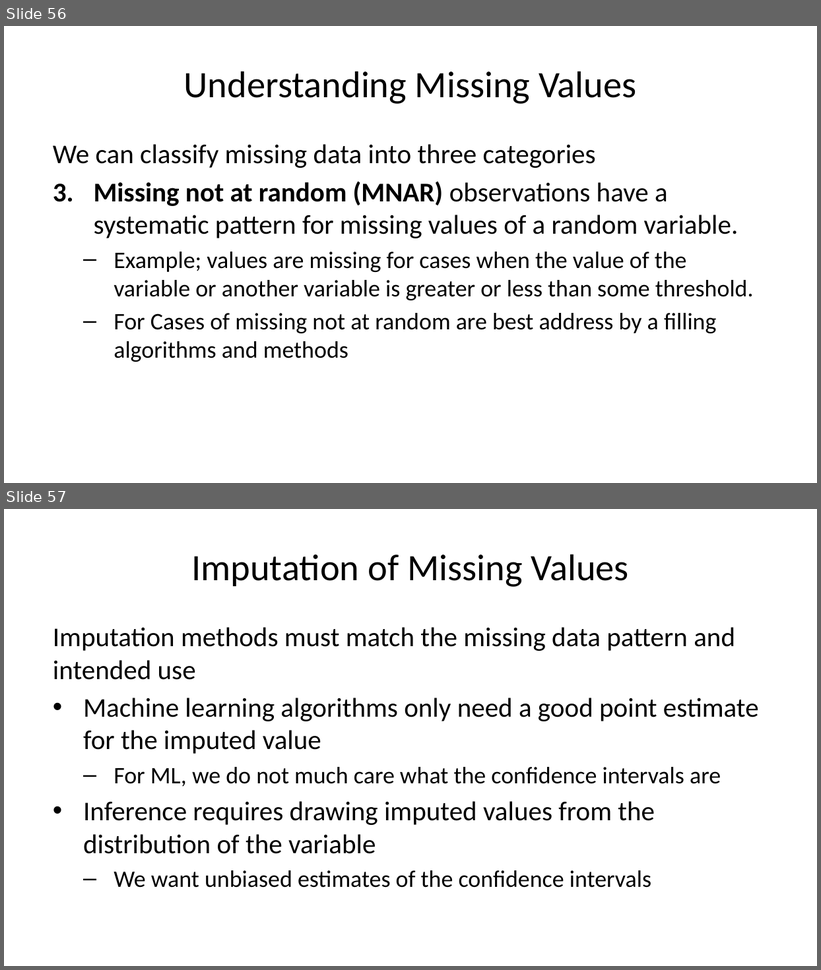
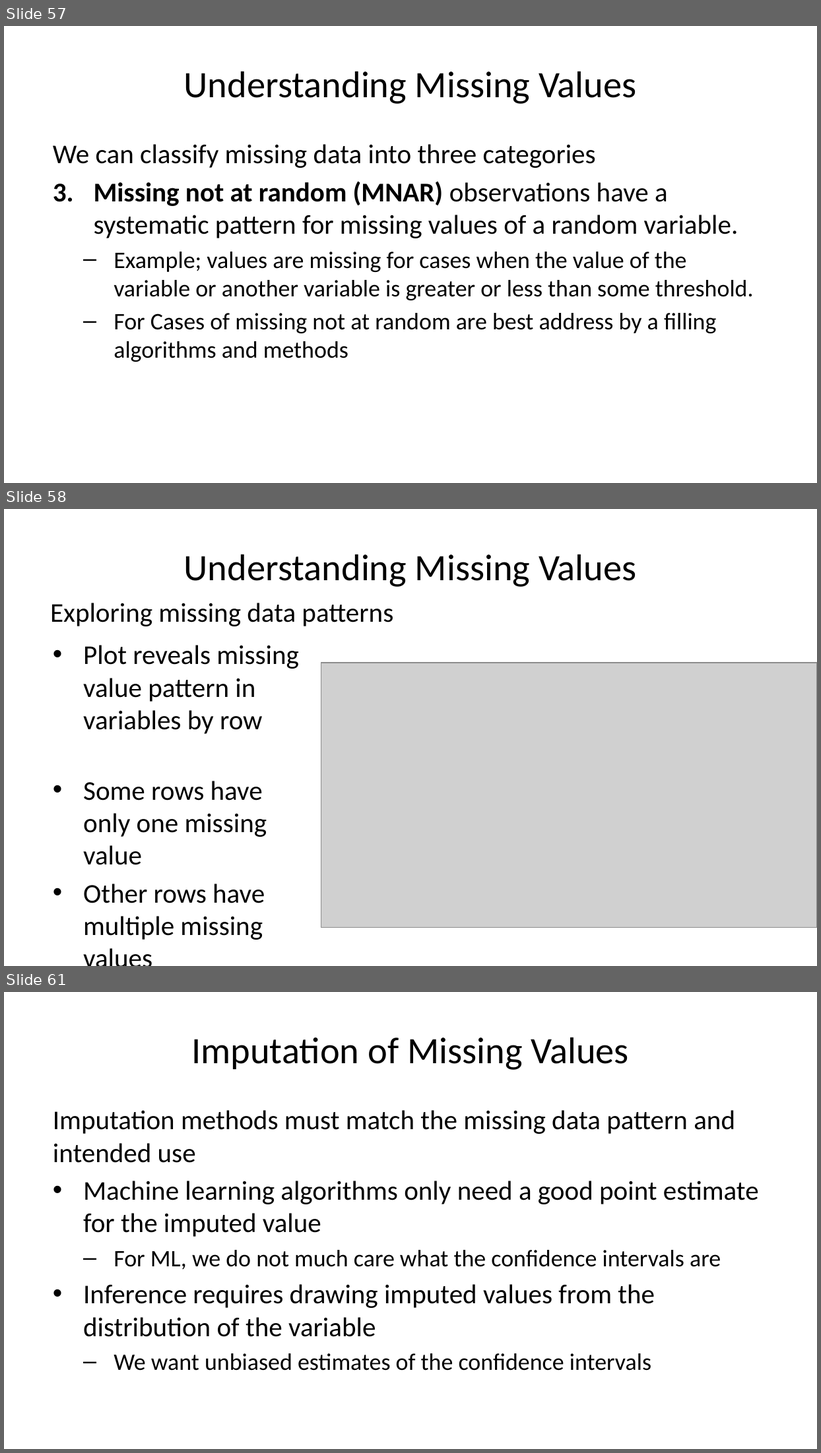
Before and after one commit to StephenElston/CSCI-E-83, a slide deck: LectureSlides/11_ModelsForMessyData.pptx. Shown one above the other, each under a label of ours: slides 56 and 57 before the commit, slides 57, 58 and 61 after it; the slides between them are not shown. The pictures are 821x970 and 821x1453 pixels, drawn with LibreOffice and Linux fonts; fonts in the diff are those of the drawing; grey boxes stand for pictures. Boxes give left, top, right and bottom in pixels: in the first picture for what was removed or moved away, otherwise in the second. Text is boxed around its words. In the diff, an @@ line names an element or a change of style, - is before the commit and + after.

Commit message:
Added and edited slides on missing data impuation

```diff
--- a/LectureSlides/11_ModelsForMessyData.pptx
+++ b/LectureSlides/11_ModelsForMessyData.pptx
@@ slide 58 added at [4, 509, 817, 966], background #FFFFFF @@
@@ title added at [184, 554, 637, 587], 33 pt, text #000000 @@
+Understanding Missing Values
@@ text added at [50, 603, 393, 626], 24 pt, text #000000 @@
+Exploring missing data patterns
@@ text added at [83, 645, 299, 940], 24 pt, text #000000 @@
+• Plot reveals missing value pattern in variables by row
+• Some rows have only one missing value
+• Other rows have multiple missing values
@@ picture added at [321, 663, 817, 927] @@
@@ what was slide 56 is now slide 57 @@
@@ what was slide 57 is now slide 61 @@
```
Also in this commit, not shown: 1 slide changed, 6 other slides added.
